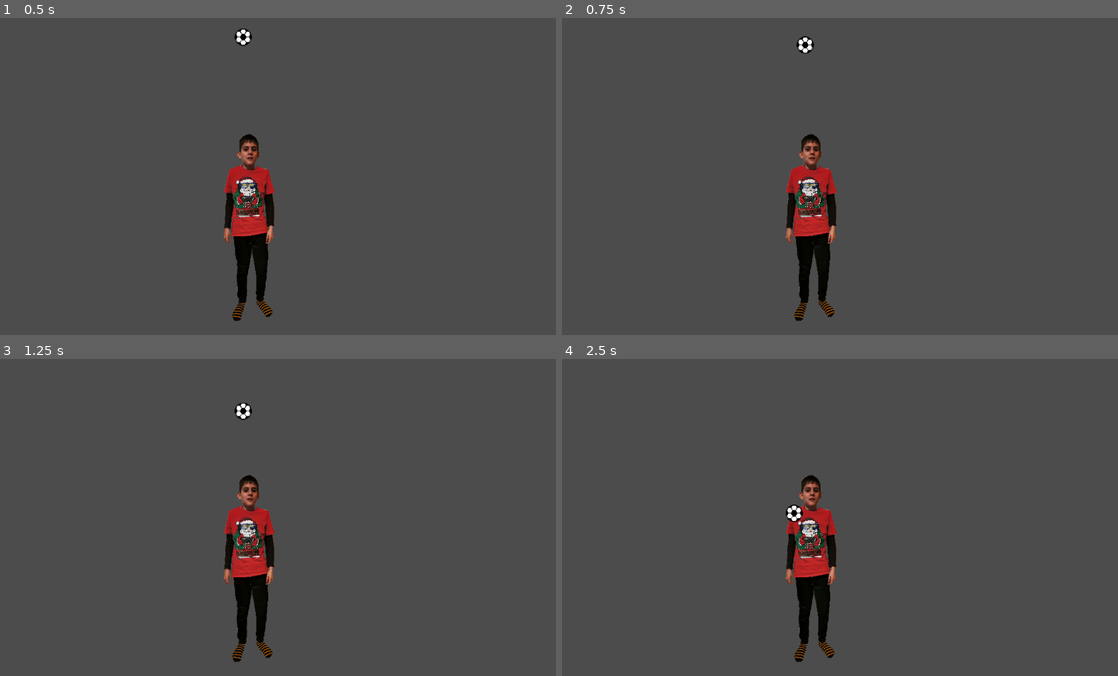
Above: before the commit, frames 1-4 (two rows, left to right).
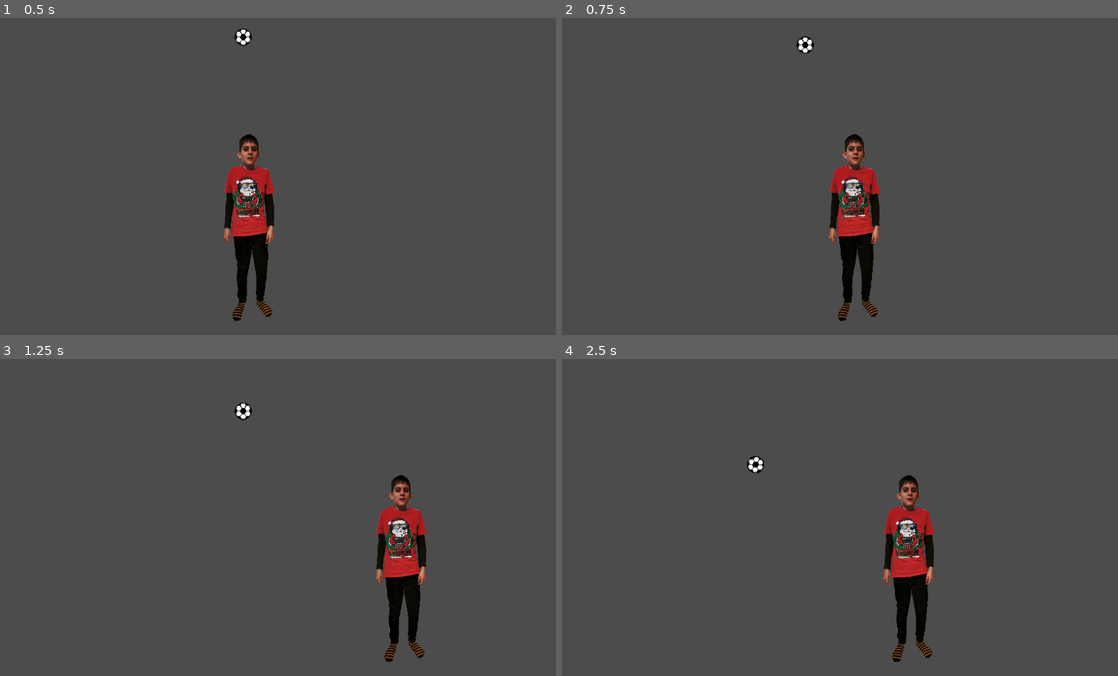
Above: after the commit, the same moments.

Repository: rolika/Deka
Game: Godot game, scene res://TestBeniPlayer.tscn
The game is run twice, just before and just after one commit, with the same random seed, the same clock (stepped at 60 frames per second) and the same inputs. The project has no main scene, so this scene is started directly.
Inputs:
- Up to frame 1 (0.5 s): no input
- Up to frame 2 (0.75 s): hold Right (ui_right) from 0.53 s (still down)
- Up to frame 3 (1.25 s): keep holding Right (ui_right)
- Up to frame 4 (2.5 s): release Right (ui_right) at 1.28 s; hold Left (ui_left) 1.28-2.03 s; hold Right (ui_right) from 2.03 s (still down)

Frame 1 is identical in both runs. In frame 2, 6.2% of the frame differs, in the area x 40-58%, y 36-96%; in frame 3, 6.5%; in frame 4, 6.7%, in the area x 33-67%, y 30-96%.

Commit message:
player moves left and right

Diff:
--- a/BeniPlayer.gd
+++ b/BeniPlayer.gd
@@ -1,10 +1,26 @@
 extends Area2D
+
+
+var speed = 400
+var screen_size
 
 
 func _ready():
 	self.position.x = 460
 	self.position.y = 400
+	screen_size = get_viewport_rect().size
 
-func _process(_delta):
+func _process(delta):
+	var velocity = Vector2.ZERO  # player's movement vector
 	if Input.is_action_pressed("ui_head"):
 		 $AnimationPlayer.play("jump")
+	if Input.is_action_pressed("ui_right"):
+		velocity.x += 1
+	if Input.is_action_pressed("ui_left"):
+		velocity.x -= 1
+
+	velocity = velocity.normalized() * speed
+
+	position += velocity * delta
+	position.x = clamp(position.x, 0, screen_size.x)
+	position.y = clamp(position.y, 0, screen_size.y)
